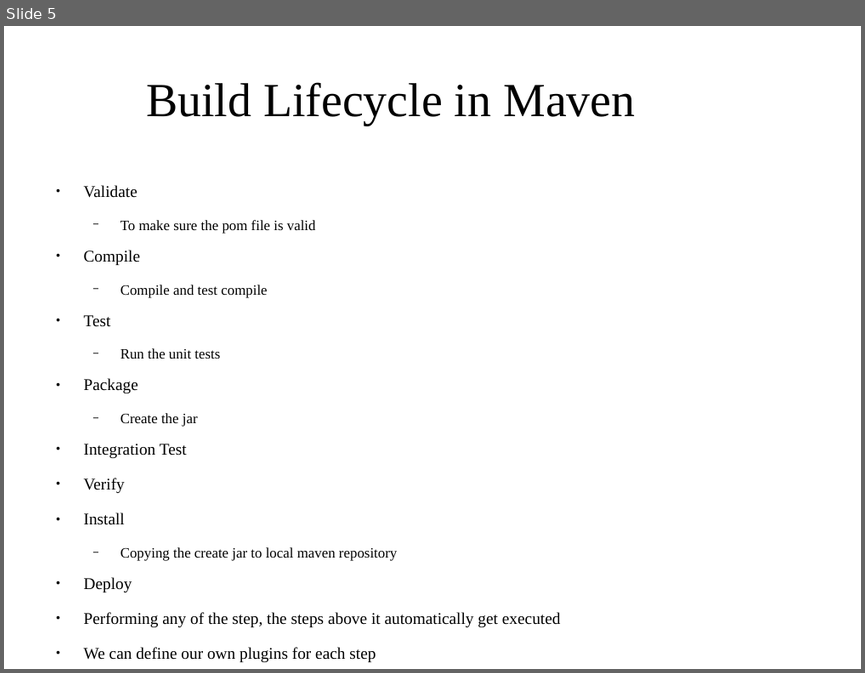
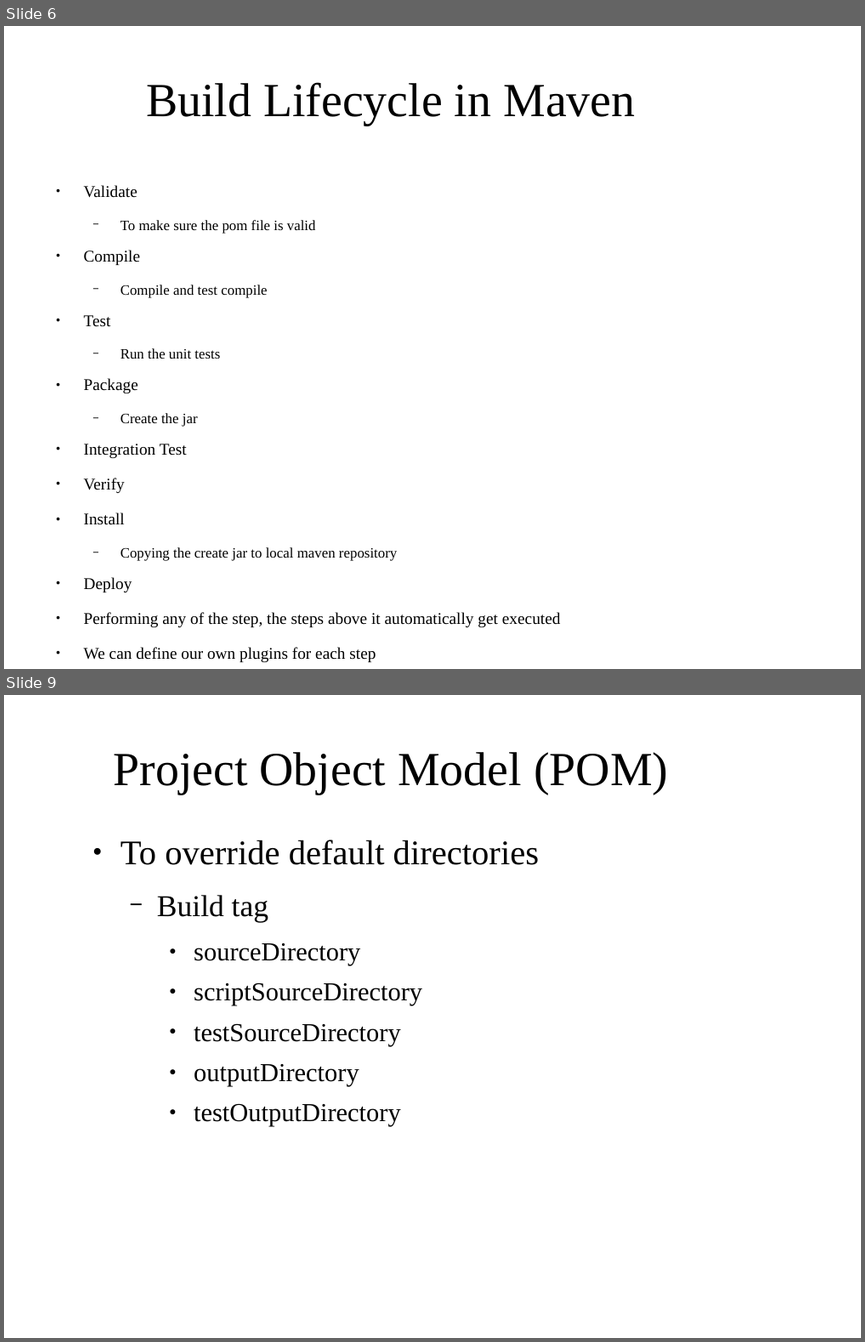
Before and after one commit to shikha-desai/Internship_PreWork, a slide deck: Maven/Maven_Notes.odp. Shown one above the other, each under a label of ours: slide 5 before the commit, slides 6 and 9 after it; the slides between them are not shown. The pictures are 865x673 and 865x1342 pixels, drawn with LibreOffice and Linux fonts; fonts in the diff are those of the drawing; background and template pictures are left out. Boxes give left, top, right and bottom in pixels: in the first picture for what was removed or moved away, otherwise in the second. Text is boxed around its words. In the diff, an @@ line names an element or a change of style, - is before the commit and + after.

```diff
--- a/Maven/Maven_Notes.odp
+++ b/Maven/Maven_Notes.odp
@@ slide 9 added at [4, 695, 861, 1338], background picture (left out) @@
@@ title added at [113, 752, 668, 794], 44 pt, text #000000 @@
+Project Object Model (POM)
@@ text added at [120, 839, 539, 1127], 24 pt, text #000000 @@
+● To override default directories
+  − Build tag
+    ● sourceDirectory
+    ● scriptSourceDirectory
+    ● testSourceDirectory
+    ● outputDirectory
+    ● testOutputDirectory
@@ what was slide 5 is now slide 6 @@
```
Also in this commit, not shown: 3 slides changed, 7 other slides added, 1 slide removed, 1 other file.
